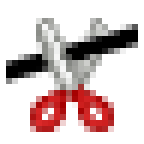
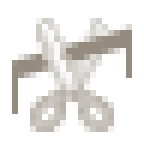
Layer changes from the first (144, 144) image to the second:
painted on "Shape 1 copy" over box(6, 24, 138, 114)
